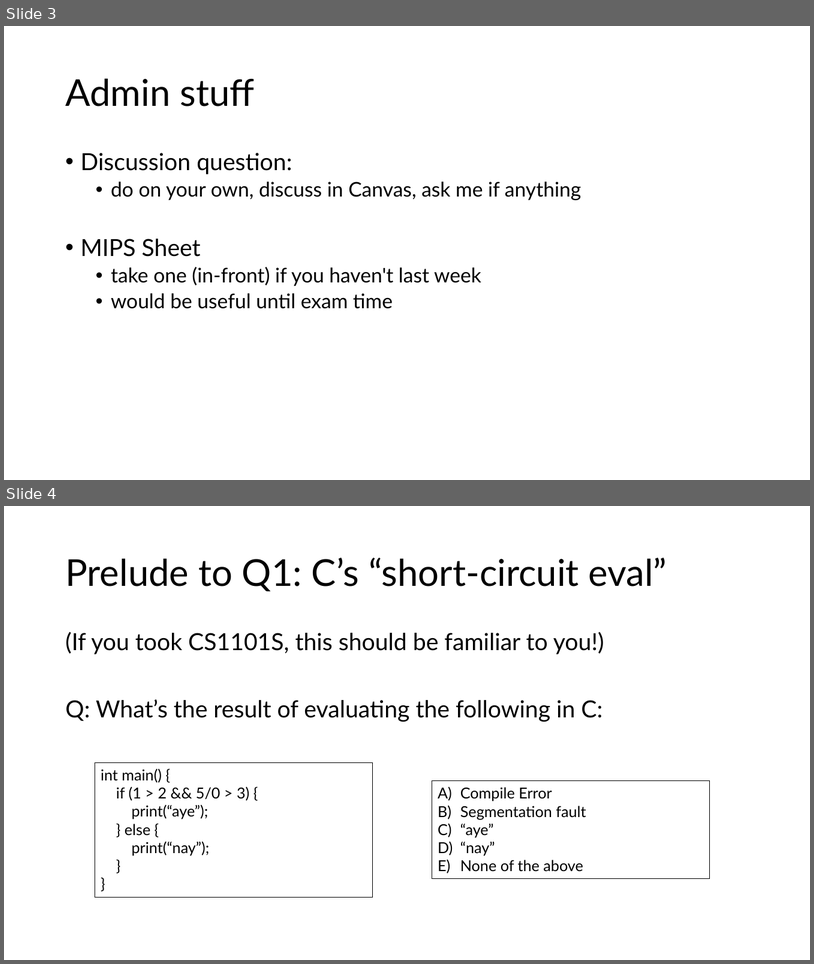
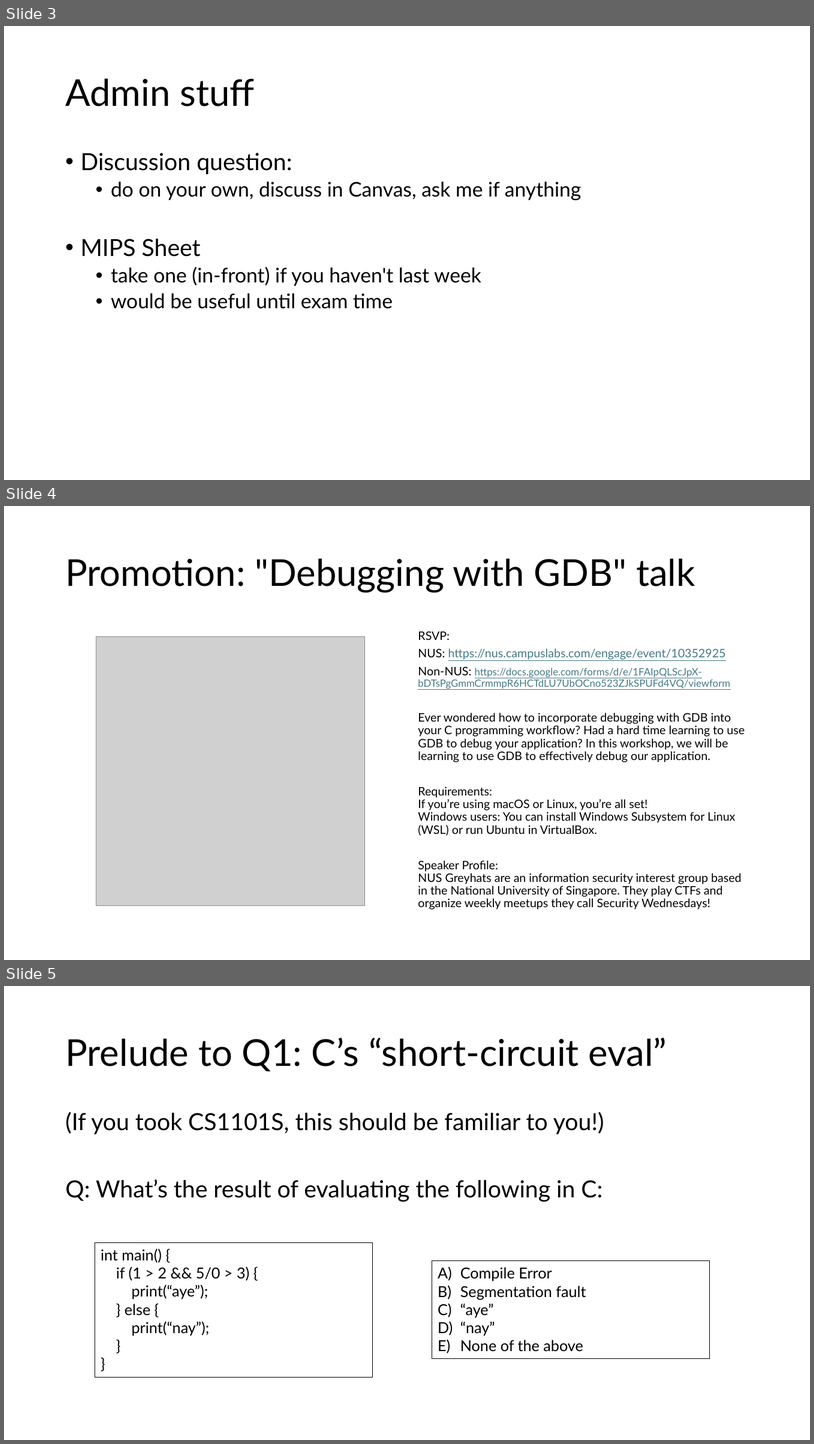
Before and after one commit to theodoreleebrant-acad/TA-2425S1-dev, a slide deck: CS2100/CS2100 Tutorial 3.pptx. Shown one above the other, each under a label of ours: slides 3 and 4 before the commit, slides 3, 4 and 5 after it. The pictures are 814x964 and 814x1444 pixels, drawn with LibreOffice and Linux fonts; fonts in the diff are those of the drawing; grey boxes stand for pictures. Boxes give left, top, right and bottom in pixels: in the first picture for what was removed or moved away, otherwise in the second. Text is boxed around its words. In the diff, an @@ line names an element or a change of style, - is before the commit and + after.

```diff
--- a/CS2100/CS2100 Tutorial 3.pptx
+++ b/CS2100/CS2100 Tutorial 3.pptx
@@ slide 4 added at (4,506,810,960), background #FFFFFF @@
@@ title added at (65,558,695,592), 44 pt, text #000000 @@
+Promotion: "Debugging with GDB" talk
@@ text added at (418,631,745,909), 14 pt, text #000000 @@
+RSVP:
+NUS: https://nus.campuslabs.com/engage/event/10352925
+Non-NUS: https://docs.google.com/forms/d/e/1FAIpQLScJpX-bDTsPgGmmCrmmpR6HCTdLU7UbOCno523ZJkSPUFd4VQ/viewform
+Ever wondered how to incorporate debugging with GDB into your C programming workflow? Had a hard time learning to use GDB to debug your application? In this workshop, we will be learning to use GDB to effectively debug our application.
+Requirements:
+If you’re using macOS or Linux, you’re all set!
+Windows users: You can install Windows Subsystem for Linux (WSL) or run Ubuntu in VirtualBox.
+Speaker Profile:
+NUS Greyhats are an information security interest group based in the National University of Singapore. They play CTFs and organize weekly meetups they call Security Wednesdays!
@@ picture added at (96,636,365,904) @@
@@ what was slide 4 is now slide 5 @@
```
Also in this commit, not shown: 7 other files.
